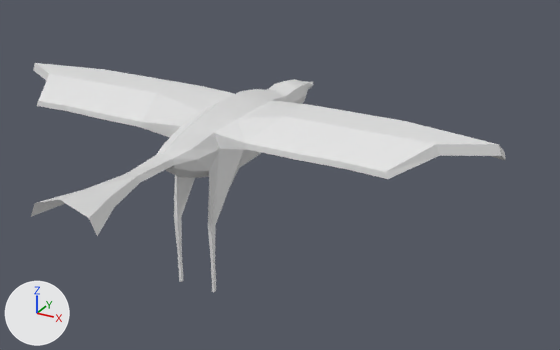
The Blender file assets/house_crow.blend, before and after one commit.
Camera for both pictures: a 50 mm camera at (19.4, -27.4, 12.9) aimed at (2.5, 3.4, -2.5). The axes (+X, +Y, +Z) are drawn at lower left. The lights are the same throughout.

The older version as bpy lines, for what is in view:
```python
mat_material = principled_material('Material')
mat_material.base_color = (0.8, 0.8, 0.8)  # white #e7e7e7
mat_material.roughness = 0.4
me_housecrow = bpy.data.meshes.new('HouseCrow')
me_housecrow.from_pydata(...)  # 113 vertices, 96 faces; spans x 0.0..13.1, y -11.7..9.1, z -7.0..1.8
me_housecrow.materials.append(mat_material)  # white #e7e7e7
ob_housecrow = bpy.data.objects.new('HouseCrow', me_housecrow)
ob_housecrow.location = (0.0, 2.87, -0.48)
_m = ob_housecrow.modifiers.new('Mirror', 'MIRROR')
```
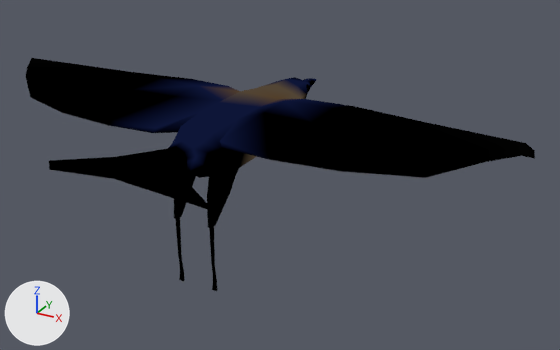
Commit message: Some house crow revisions.

Location of each change, (x1, y1, x2, y2) in pixels of the pictures (560 x 350 px):
'HouseCrow', recoloured, reshaped (7% wider): before (31, 63, 505, 292); after (26, 58, 535, 291)
part 1 of me_housecrow, built on: before (31, 80, 331, 292); after (49, 78, 316, 291)
part 2 of me_housecrow, recoloured (white to blue): before (183, 81, 307, 167); after (199, 79, 307, 167)
part 3 of me_housecrow, shading changed: before (33, 63, 505, 197); after (26, 58, 535, 178)

What changed in the scene script:
```text
Change mat_material:
    where n0 = _N.new('ShaderNodeOutputMaterial'); n0.name = 'Material Output'
    remove n1 = _N.new('ShaderNodeBsdfPrincipled'); n1.name = 'Principled BSDF'
    remove n1.distribution = 'GGX'
    remove n1.subsurface_method = 'RANDOM_WALK_SKIN'
    remove n1.inputs[2].default_value = 0.4  # 'Roughness'
    remove _L.new(n1.outputs[0], n0.inputs[0])  # 'BSDF' to 'Surface'
    add n2 = _N.new('ShaderNodeVertexColor'); n2.name = 'Vertex Color'
    add _L.new(n2.outputs[0], n0.inputs[0])  # 'Color' to 'Surface'
Change me_housecrow:
    used by ob_housecrow; location = (0.0, 2.87, -0.48)
    remove me_housecrow.from_pydata(...)  # 113 vertices, 96 faces; spans x 0.0..13.1, y -11.7..9.1, z -7.0..1.8
    add me_housecrow.from_pydata(...)  # 193 vertices, 183 faces; spans x 0.0..14.2, y -9.0..9.4, z -7.0..1.8
    me_housecrow part 1
    24 vertices are removed from x 0.0..3.0, y -11.7..9.1, z -7.0..1.1
    38 faces are deleted
    5 vertices in x 0.0..1.0, y -4.3, z -0.8..1.2 move by (0.0, 0.8, 0.0)
    4 vertices in x 0.0..0.7, y 5.7..6.7, z 0.7..1.0 move by (0.0, 0.0, 0.1)
    4 vertices in x 3.6..3.9, y -1.0..1.0, z 1.0..1.7 move by (-1.1, 0.0, 0.0)
    3 vertices in x 0.9..1.2, y 2.5, z -1.0..1.0 move by (0.2, 0.5, 0.0)
    40 vertices move from x 0.0..13.1, y -9.8..9.1, z -1.4..1.7 to x 0.0..14.2, y -6.7..9.1, z -1.4..1.7
    77 vertices are added at x 0.0..4.3, y -9.0..9.4, z -7.0..1.1
    86 new faces join them, smooth
    me_housecrow part 2: 20 kept faces spanning x 0.0..2.8, y -1.0..6.7, z -2.0..1.8 get new vertex colours
    me_housecrow part 3: 58 kept faces spanning x 0.0..14.2, y -6.7..7.3, z -2.0..1.8 are now shaded smooth
```
